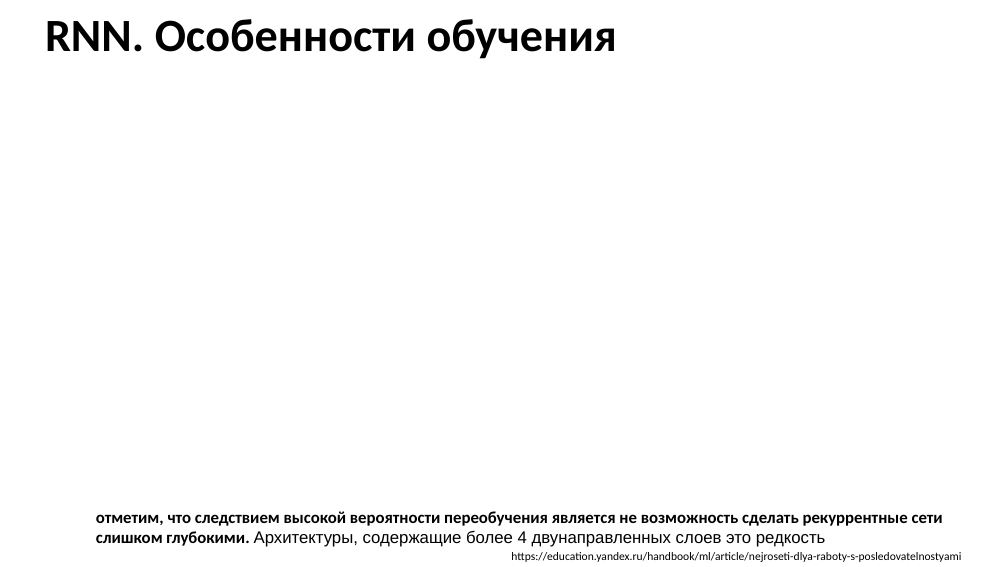
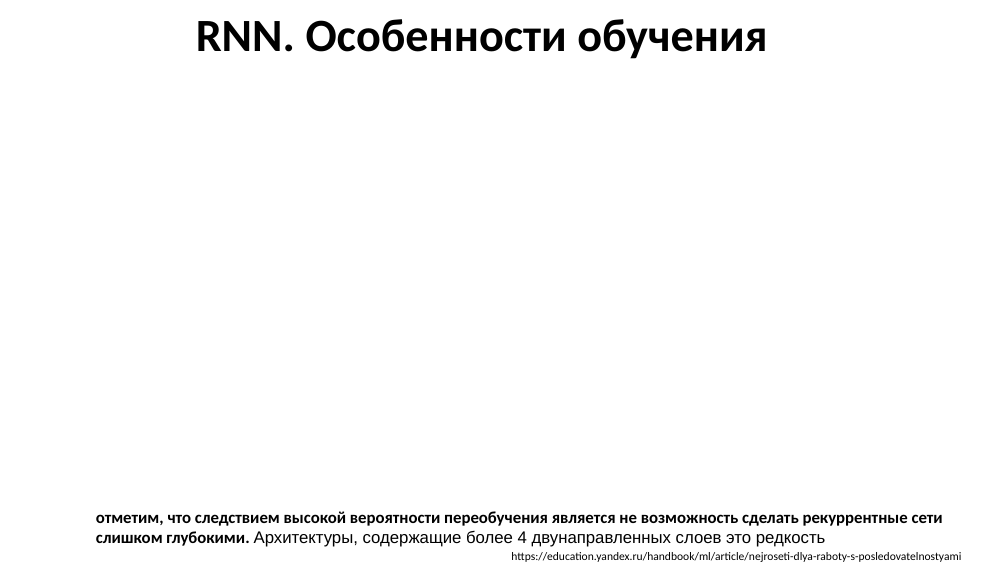
Before and after one commit to MVRonkin/TimeSeriesCourse, a slide deck: slide 8 of 2025/LEC/07-2 RNN.pptx. Drawn at 1008x567 pixels with LibreOffice and Linux fonts; fonts in the diff are those of the drawing; background and template pictures are left out. Boxes give left, top, right and bottom in pixels: in the first picture for what was removed or moved away, otherwise in the second. Text is boxed around its words. In the diff, an @@ line names an element or a change of style, - is before the commit and + after.

```diff
--- a/2025/LEC/07-2 RNN.pptx
+++ b/2025/LEC/07-2 RNN.pptx
@@ title "RNN. Особенности обучения" at (196, 19, 767, 59): alignment left to centre @@
```
Also in this commit, not shown: 6 other slides changed, 2 slides added.
